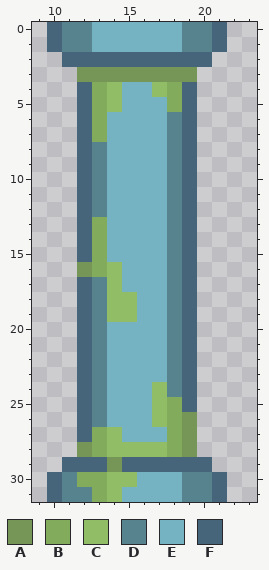
Pixel-art sprite -- Assets/Game/Sprites/World/Pipe_Moss.png. The picture above is the old version.
The file is 32x32 pixels. Shown: x 9..23, y 0..31.
Palette (. is transparent): A #759657  B #83ab5c  C #91bd66  D #57838f  E #76b3c2  F #47657a
Pixels before, first column x 10:
 0 FDDEEEEEEDDF
 1 FDDEEEEEEDDF
 2 .FFFFFFFFFF.
 3 ..AAAAAAAA..
 4 ..FBCEECBF..
 5 ..FBCEEEBF..
 6 ..FBEEEEDF..
 7 ..FBEEEEDF..
 8 ..FDEEEEDF..
 9 ..FDEEEEDF..
10 ..FDEEEEDF..
11 ..FDEEEEDF..
12 ..FDEEEEDF..
13 ..FBEEEEDF..
14 ..FBEEEEDF..
15 ..FBEEEEDF..
16 ..ABCEEEDF..
17 ..FDCEEEDF..
18 ..FDCCEEDF..
19 ..FDCCEEDF..
20 ..FDEEEEDF..
21 ..FDEEEEDF..
22 ..FDEEEEDF..
23 ..FDEEEEDF..
24 ..FDEEECDF..
25 ..FDEEECBF..
26 ..FDEEECBA..
27 ..FBCEEEBA..
28 ..ABCCCCBA..
29 .FFFAFFFFFF.
30 FDBBCCEEEDDF
31 FDDBCEEEEDDF
Once edited:
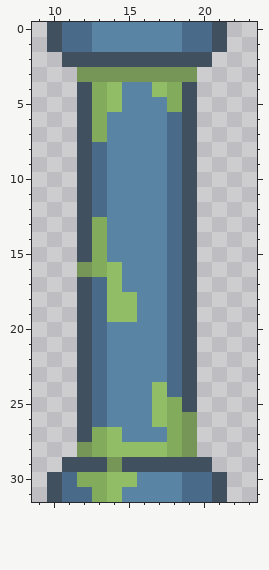
Changes in this commit:
Colour D changes from #57838f to #496a88.
Colour E changes from #76b3c2 to #5a84a4.
Colour F changes from #47657a to #41505f.
Pixel boxes of the changes (left, top, right, bottom) in both pictures:
changed: (47, 22, 227, 502)
